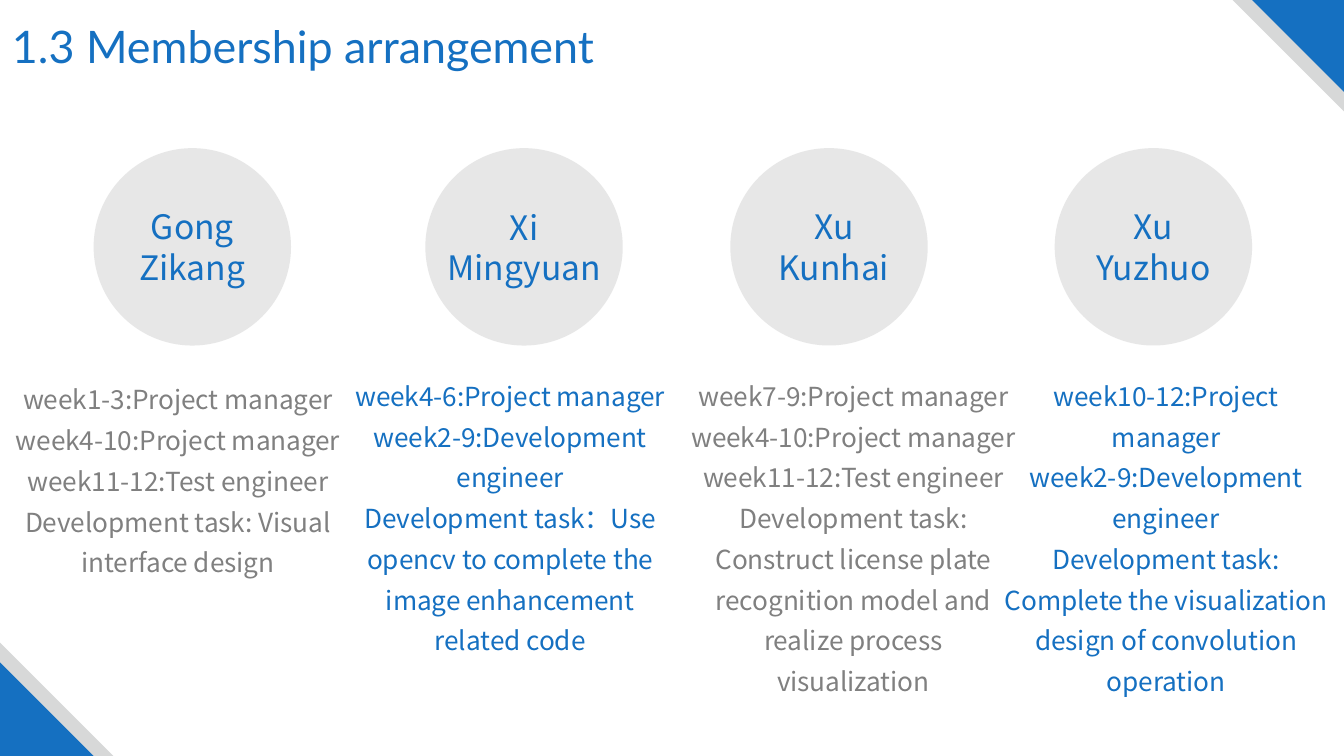
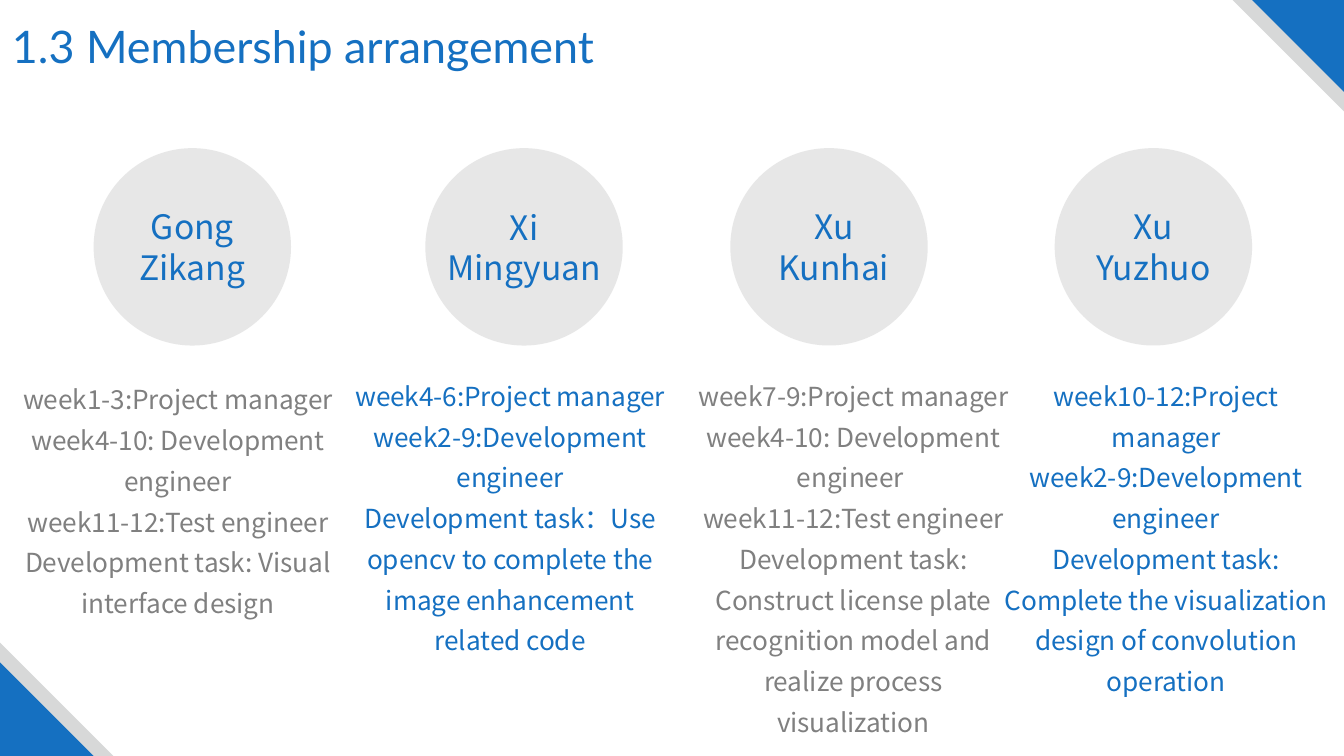
Before and after one commit to GongZikang/image_processing_demo, a slide deck: slide 5 of Image processing visualization system.pptx. Drawn at 1344x756 pixels with LibreOffice and Linux fonts; fonts in the diff are those of the drawing; background and template pictures are left out. Boxes give left, top, right and bottom in pixels: in the first picture for what was removed or moved away, otherwise in the second. Text is boxed around its words. In the diff, an @@ line names an element or a change of style, - is before the commit and + after.

```diff
--- a/Image processing visualization system.pptx
+++ b/Image processing visualization system.pptx
@@ text at [31,429,325,498]: text changed @@
-week4-10:Project manager
+week4-10: Development engineer
@@ text at [707,426,1000,494]: text changed @@
-week4-10:Project manager
+week4-10: Development engineer
```
Also in this commit, not shown: 3 other slides changed, 2 slides removed.
